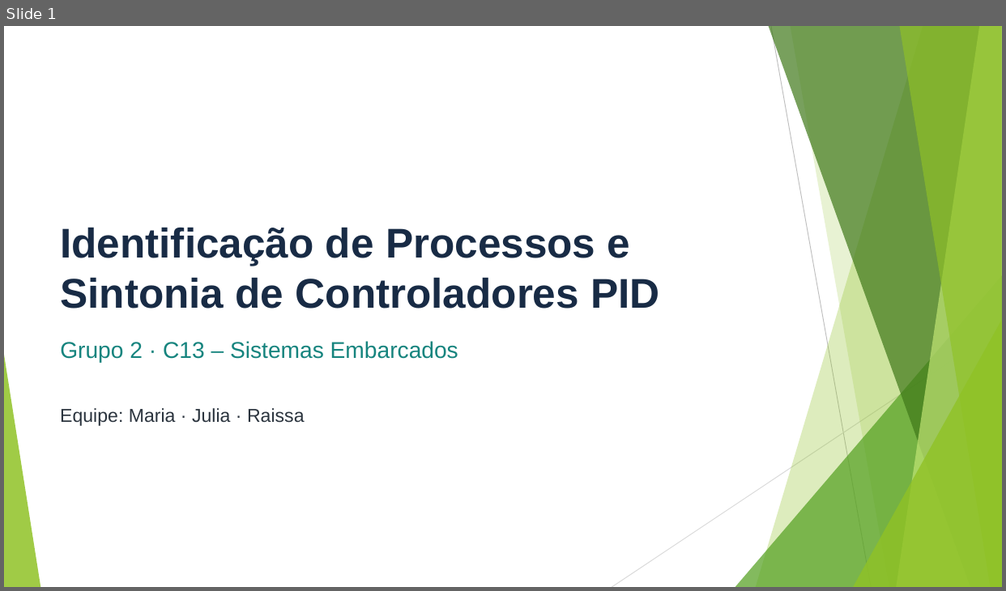
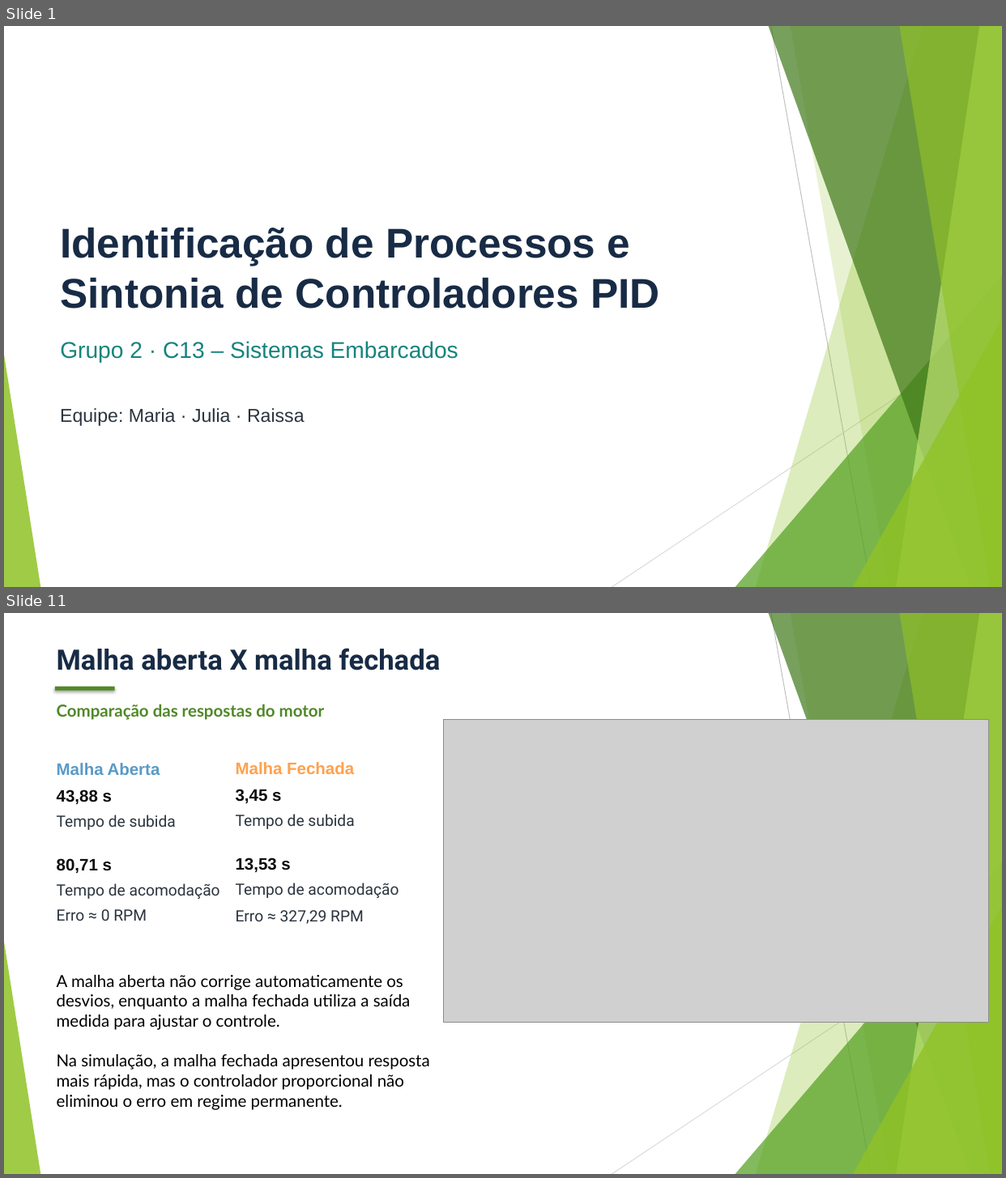
Before and after one commit to MariaRitaRR/projeto-de-embarcados-c13, a slide deck: Slides_Projeto_C13_1.pptx. Shown one above the other, each under a label of ours: slide 1 before the commit, slides 1 and 11 after it; the slides between them are not shown. The pictures are 1006x591 and 1006x1178 pixels, drawn with LibreOffice and Linux fonts; fonts in the diff are those of the drawing; grey boxes stand for pictures. Boxes give left, top, right and bottom in pixels: in the first picture for what was removed or moved away, otherwise in the second. Text is boxed around its words. In the diff, an @@ line names an element or a change of style, - is before the commit and + after.

```diff
--- a/Slides_Projeto_C13_1.pptx
+++ b/Slides_Projeto_C13_1.pptx
@@ slide 11 added at <box>4,613,1002,1174</box>, background #FFFFFF; not listed: 10 template elements that a slide beside it also shows @@
@@ text added at <box>57,648,441,671</box>, 27 pt, text #182B45, bold @@
+Malha aberta X malha fechada
@@ rectangle added at <box>55,687,115,691</box>, fill #508927 @@
@@ text added at <box>57,704,325,720</box>, 16 pt, text #508927, bold @@
+Comparação das respostas do motor
@@ picture added at <box>444,719,989,1023</box> @@
@@ text added at <box>57,763,160,775</box>, 16 pt, text #599AC7, bold @@
+Malha Aberta
@@ text added at <box>236,762,354,774</box>, 16 pt, text #FFA14E, bold @@
+Malha Fechada
@@ text added at <box>57,790,112,805</box>, 16 pt, text #0D0D0D, bold @@
+43,88 s
@@ text added at <box>236,789,281,804</box>, 16 pt, text #0D0D0D, bold @@
+3,45 s
@@ text added at <box>57,815,176,830</box>, 15 pt, text #2B343E @@
+Tempo de subida
@@ text added at <box>236,814,354,829</box>, 15 pt, text #2B343E @@
+Tempo de subida
@@ text added at <box>57,858,112,874</box>, 16 pt, text #0D0D0D, bold @@
+80,71 s
@@ text added at <box>236,858,290,873</box>, 16 pt, text #0D0D0D, bold @@
+13,53 s
@@ text added at <box>57,884,220,899</box>, 15 pt, text #2B343E @@
+Tempo de acomodação
@@ text added at <box>236,883,398,898</box>, 15 pt, text #2B343E @@
+Tempo de acomodação
@@ text added at <box>57,909,147,921</box>, 15 pt, text #2B343E @@
+Erro ≈ 0 RPM
@@ text added at <box>236,910,364,924</box>, 15 pt, text #2B343E @@
+Erro ≈ 327,29 RPM
@@ text added at <box>57,975,430,1110</box>, 16 pt, text #000000 @@
+A malha aberta não corrige automaticamente os desvios, enquanto a malha fechada utiliza a saída medida para ajustar o controle.
+Na simulação, a malha fechada apresentou resposta mais rápida, mas o controlador proporcional não eliminou o erro em regime permanente.
```
Also in this commit, not shown: 11 slides changed, 3 other slides added.
